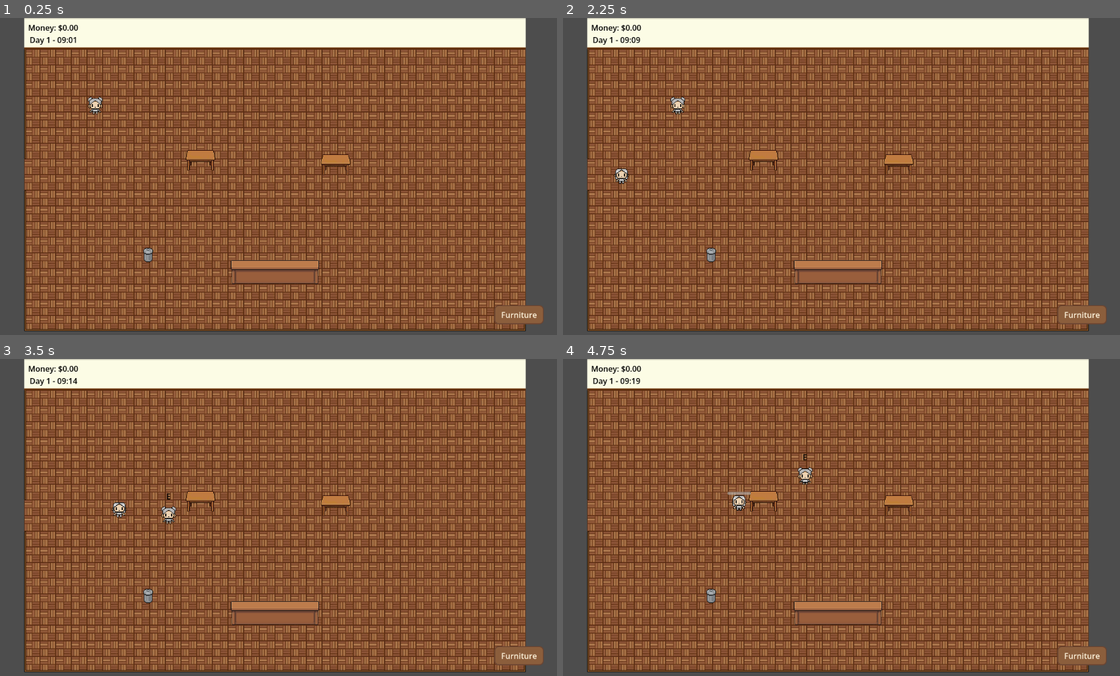
Above: before the commit, frames 1-4 (two rows, left to right).
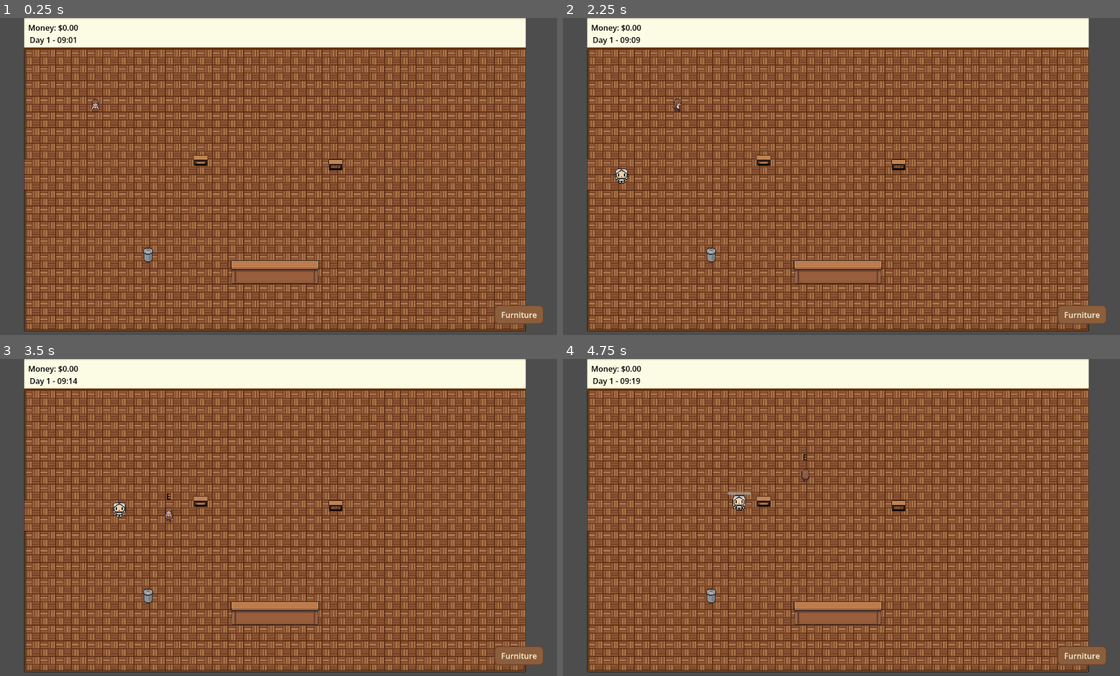
Above: after the commit, the same moments.

Repository: Jose-Prince/UVG-Tesis-Game
Game: Godot game, scene res://Scenes/Main/Main.tscn
The game is run twice, just before and just after one commit, with the same random seed, the same clock (stepped at 60 frames per second) and the same inputs.
Inputs (mouse positions are in pixels of both pictures, inside the frame that each line leads up to):
- Up to frame 1 (0.25 s): no input
- Up to frame 2 (2.25 s): click "Furniture" at 0.5 s; click "Remove Furniture" at 1.25 s; tap Enter at 2 s; move the mouse to (964, 160) at 2.02 s; hold D (move_right) from 2.03 s (still down); click (964, 160) at 2.1 s
- Up to frame 3 (3.5 s): move the mouse to (161, 533) at 2.77 s; release D (move_right) at 2.78 s; hold S (move_down) from 2.78 s (still down); tap E (interact) at 2.85 s
- Up to frame 4 (4.75 s): move the mouse to (891, 447) at 3.52 s; release S (move_down) at 3.53 s; hold D (move_right) 3.53-4.28 s; click (891, 447) at 3.6 s; move the mouse to (808, 580) at 4.27 s; hold W (move_up) from 4.28 s (still down); tap E (interact) at 4.35 s

The runs differ from the first frame. In frame 1, 0.5% of the frame differs, in the area x 15-63%, y 24-50%; in frame 2, 0.5%; in frame 3, 0.5%, in the area x 28-63%, y 41-53%; in frame 4, 0.5%.

Commit message:
Replaced: player

Diff:
--- a/Scenes/Café/table.tscn
+++ b/Scenes/Café/table.tscn
@@ -1,14 +1,14 @@
 [gd_scene format=3 uid="uid://rojc6lcpj3f4"]
 
 [ext_resource type="Script" uid="uid://w27numb36gvb" path="res://Scripts/Objects/Table.gd" id="1_34rps"]
-[ext_resource type="Texture2D" uid="uid://cinw5283u5qh1" path="res://Assets/PixelLab_IA_assets/64x32_pixel_art_wooden_cafe_ta (12)/64x32_pixel_art_wooden_cafe_ta/rotations/64x32_pixel_art_wooden_cafe_ta.png" id="2_t733n"]
+[ext_resource type="Texture2D" uid="uid://bdu0xcfv4in4u" path="res://Assets/PixelLab_IA_assets/wood_table.png" id="2_t733n"]
 
 [sub_resource type="AtlasTexture" id="AtlasTexture_cc37w"]
 atlas = ExtResource("2_t733n")
-region = Rect2(1.6422501, 11.124592, 61.126144, 44.58282)
+region = Rect2(0.49687195, 4.3024015, 31.33851, 25.606487)
 
 [sub_resource type="RectangleShape2D" id="RectangleShape2D_cc37w"]
-size = Vector2(47, 31)
+size = Vector2(30, 22)
 
 [node name="Table" type="StaticBody2D" unique_id=604935021 node_paths=PackedStringArray("customer_spot") groups=["placed_furniture"]]
 script = ExtResource("1_34rps")
@@ -19,7 +19,6 @@
 texture = SubResource("AtlasTexture_cc37w")
 
 [node name="CollisionShape2D" type="CollisionShape2D" parent="." unique_id=689953606]
-position = Vector2(0.5, 0.5)
 shape = SubResource("RectangleShape2D_cc37w")
 
 [node name="CustomerSpot" type="Marker2D" parent="." unique_id=2082914426]
--- a/Scenes/Player/Player.tscn
+++ b/Scenes/Player/Player.tscn
@@ -2,23 +2,242 @@
 
 [ext_resource type="Script" uid="uid://c257lqgsm62ir" path="res://Scripts/Player/Player.gd" id="1_ft8w5"]
 [ext_resource type="PackedScene" uid="uid://csfk5kyjv7eej" path="res://Scenes/Objects/FoodVisual.tscn" id="2_4wape"]
-[ext_resource type="SpriteFrames" uid="uid://dfb8qgnmnnie1" path="res://Assets/Sprites/character/skin.tres" id="2_jmcll"]
-[ext_resource type="SpriteFrames" uid="uid://oo1ha6p12bek" path="res://Assets/Sprites/character/hair_1.tres" id="3_4wape"]
-[ext_resource type="SpriteFrames" uid="uid://c7nrj2airc3ve" path="res://Assets/Sprites/character/shirt_2.tres" id="4_t26db"]
-[ext_resource type="SpriteFrames" uid="uid://cbrd41ttswy42" path="res://Assets/Sprites/character/pants_2.tres" id="5_fk5o5"]
+[ext_resource type="Texture2D" uid="uid://bjijwpnnn7pqb" path="res://Assets/PixelLab_IA_assets/32x32_pixel_art_characte-cuter_eyes_dressed.png" id="3_h54ih"]
 
 [sub_resource type="RectangleShape2D" id="RectangleShape2D_s0eop"]
-size = Vector2(32, 36)
+size = Vector2(11, 3)
 
 [sub_resource type="CircleShape2D" id="CircleShape2D_s0eop"]
-radius = 15.0
+radius = 8.062258
+
+[sub_resource type="AtlasTexture" id="AtlasTexture_ude3g"]
+atlas = ExtResource("3_h54ih")
+region = Rect2(0, 0, 44, 44)
+
+[sub_resource type="AtlasTexture" id="AtlasTexture_jmcll"]
+atlas = ExtResource("3_h54ih")
+region = Rect2(88, 0, 44, 44)
+
+[sub_resource type="AtlasTexture" id="AtlasTexture_4wape"]
+atlas = ExtResource("3_h54ih")
+region = Rect2(176, 0, 44, 44)
+
+[sub_resource type="AtlasTexture" id="AtlasTexture_t26db"]
+atlas = ExtResource("3_h54ih")
+region = Rect2(0, 44, 44, 44)
+
+[sub_resource type="AtlasTexture" id="AtlasTexture_fk5o5"]
+atlas = ExtResource("3_h54ih")
+region = Rect2(44, 44, 44, 44)
+
+[sub_resource type="AtlasTexture" id="AtlasTexture_825xp"]
+atlas = ExtResource("3_h54ih")
+region = Rect2(88, 44, 44, 44)
+
+[sub_resource type="AtlasTexture" id="AtlasTexture_ji083"]
+atlas = ExtResource("3_h54ih")
+region = Rect2(132, 44, 44, 44)
+
+[sub_resource type="AtlasTexture" id="AtlasTexture_0kmp4"]
+atlas = ExtResource("3_h54ih")
+region = Rect2(176, 44, 44, 44)
+
+[sub_resource type="AtlasTexture" id="AtlasTexture_i5acl"]
+atlas = ExtResource("3_h54ih")
+region = Rect2(220, 44, 44, 44)
+
+[sub_resource type="AtlasTexture" id="AtlasTexture_epg6k"]
+atlas = ExtResource("3_h54ih")
+region = Rect2(264, 44, 44, 44)
+
+[sub_resource type="AtlasTexture" id="AtlasTexture_0u84n"]
+atlas = ExtResource("3_h54ih")
+region = Rect2(308, 44, 44, 44)
+
+[sub_resource type="AtlasTexture" id="AtlasTexture_esmjy"]
+atlas = ExtResource("3_h54ih")
+region = Rect2(0, 88, 44, 44)
+
+[sub_resource type="AtlasTexture" id="AtlasTexture_6tu5v"]
+atlas = ExtResource("3_h54ih")
+region = Rect2(44, 88, 44, 44)
+
+[sub_resource type="AtlasTexture" id="AtlasTexture_spxdj"]
+atlas = ExtResource("3_h54ih")
+region = Rect2(88, 88, 44, 44)
+
+[sub_resource type="AtlasTexture" id="AtlasTexture_0objx"]
+atlas = ExtResource("3_h54ih")
+region = Rect2(132, 88, 44, 44)
+
+[sub_resource type="AtlasTexture" id="AtlasTexture_w71ue"]
+atlas = ExtResource("3_h54ih")
+region = Rect2(176, 88, 44, 44)
+
+[sub_resource type="AtlasTexture" id="AtlasTexture_1e6p3"]
+atlas = ExtResource("3_h54ih")
+region = Rect2(220, 88, 44, 44)
+
+[sub_resource type="AtlasTexture" id="AtlasTexture_yb677"]
+atlas = ExtResource("3_h54ih")
+region = Rect2(264, 88, 44, 44)
+
+[sub_resource type="AtlasTexture" id="AtlasTexture_8cj01"]
+atlas = ExtResource("3_h54ih")
+region = Rect2(308, 88, 44, 44)
+
+[sub_resource type="AtlasTexture" id="AtlasTexture_i2g7t"]
+atlas = ExtResource("3_h54ih")
+region = Rect2(0, 132, 44, 44)
+
+[sub_resource type="AtlasTexture" id="AtlasTexture_io2mu"]
+atlas = ExtResource("3_h54ih")
+region = Rect2(44, 132, 44, 44)
+
+[sub_resource type="AtlasTexture" id="AtlasTexture_e5iqy"]
+atlas = ExtResource("3_h54ih")
+region = Rect2(88, 132, 44, 44)
+
+[sub_resource type="AtlasTexture" id="AtlasTexture_8t5qx"]
+atlas = ExtResource("3_h54ih")
+region = Rect2(132, 132, 44, 44)
+
+[sub_resource type="AtlasTexture" id="AtlasTexture_8rd5p"]
+atlas = ExtResource("3_h54ih")
+region = Rect2(176, 132, 44, 44)
+
+[sub_resource type="AtlasTexture" id="AtlasTexture_wwmao"]
+atlas = ExtResource("3_h54ih")
+region = Rect2(220, 132, 44, 44)
+
+[sub_resource type="AtlasTexture" id="AtlasTexture_7xdrn"]
+atlas = ExtResource("3_h54ih")
+region = Rect2(264, 132, 44, 44)
+
+[sub_resource type="AtlasTexture" id="AtlasTexture_wid83"]
+atlas = ExtResource("3_h54ih")
+region = Rect2(308, 132, 44, 44)
+
+[sub_resource type="SpriteFrames" id="SpriteFrames_m0fd5"]
+animations = [{
+"frames": [{
+"duration": 1.0,
+"texture": SubResource("AtlasTexture_ude3g")
+}],
+"loop": 1,
+"name": &"idle_down",
+"speed": 5.0
+}, {
+"frames": [{
+"duration": 1.0,
+"texture": SubResource("AtlasTexture_jmcll")
+}],
+"loop": 1,
+"name": &"idle_side",
+"speed": 5.0
+}, {
+"frames": [{
+"duration": 1.0,
+"texture": SubResource("AtlasTexture_4wape")
+}],
+"loop": 1,
+"name": &"idle_up",
+"speed": 5.0
+}, {
+"frames": [{
+"duration": 1.0,
+"texture": SubResource("AtlasTexture_t26db")
+}, {
+"duration": 1.0,
+"texture": SubResource("AtlasTexture_fk5o5")
+}, {
+"duration": 1.0,
+"texture": SubResource("AtlasTexture_825xp")
+}, {
+"duration": 1.0,
+"texture": SubResource("AtlasTexture_ji083")
+}, {
+"duration": 1.0,
+"texture": SubResource("AtlasTexture_0kmp4")
+}, {
+"duration": 1.0,
+"texture": SubResource("AtlasTexture_i5acl")
+}, {
+"duration": 1.0,
+"texture": SubResource("AtlasTexture_epg6k")
+}, {
+"duration": 1.0,
+"texture": SubResource("AtlasTexture_0u84n")
+}],
+"loop": 1,
+"name": &"walk_down",
+"speed": 8.0
+}, {
+"frames": [{
+"duration": 1.0,
+"texture": SubResource("AtlasTexture_esmjy")
+}, {
+"duration": 1.0,
+"texture": SubResource("AtlasTexture_6tu5v")
+}, {
+"duration": 1.0,
+"texture": SubResource("AtlasTexture_spxdj")
+}, {
+"duration": 1.0,
+"texture": SubResource("AtlasTexture_0objx")
+}, {
+"duration": 1.0,
+"texture": SubResource("AtlasTexture_w71ue")
+}, {
+"duration": 1.0,
+"texture": SubResource("AtlasTexture_1e6p3")
+}, {
+"duration": 1.0,
+"texture": SubResource("AtlasTexture_yb677")
+}, {
+"duration": 1.0,
+"texture": SubResource("AtlasTexture_8cj01")
+}],
+"loop": 1,
+"name": &"walk_side",
+"speed": 8.0
+}, {
+"frames": [{
+"duration": 1.0,
+"texture": SubResource("AtlasTexture_i2g7t")
+}, {
+"duration": 1.0,
+"texture": SubResource("AtlasTexture_io2mu")
+}, {
+"duration": 1.0,
+"texture": SubResource("AtlasTexture_e5iqy")
+}, {
+"duration": 1.0,
+"texture": SubResource("AtlasTexture_8t5qx")
+}, {
+"duration": 1.0,
+"texture": SubResource("AtlasTexture_8rd5p")
+}, {
+"duration": 1.0,
+"texture": SubResource("AtlasTexture_wwmao")
+}, {
+"duration": 1.0,
+"texture": SubResource("AtlasTexture_7xdrn")
+}, {
+"duration": 1.0,
+"texture": SubResource("AtlasTexture_wid83")
+}],
+"loop": 1,
+"name": &"walk_up",
+"speed": 8.0
+}]
 
 [node name="Player" type="CharacterBody2D" unique_id=241802471 groups=["player"]]
 script = ExtResource("1_ft8w5")
 food_visual_scene = ExtResource("2_4wape")
 
 [node name="CollisionShape2D" type="CollisionShape2D" parent="." unique_id=1416377600]
-position = Vector2(0, 2)
+position = Vector2(0.5, 10.5)
 shape = SubResource("RectangleShape2D_s0eop")
 
 [node name="InteractionArea" type="Area2D" parent="." unique_id=1835511209]
@@ -37,23 +256,9 @@
 horizontal_alignment = 1
 vertical_alignment = 1
 
-[node name="Skin" type="AnimatedSprite2D" parent="." unique_id=1947338798]
-sprite_frames = ExtResource("2_jmcll")
-animation = &"idle"
-
-[node name="Hair" type="AnimatedSprite2D" parent="." unique_id=2024772678]
-sprite_frames = ExtResource("3_4wape")
-animation = &"idle"
-
-[node name="TopCloth" type="AnimatedSprite2D" parent="." unique_id=97910292]
-sprite_frames = ExtResource("4_t26db")
-animation = &"idle"
-
-[node name="BottomCloth" type="AnimatedSprite2D" parent="." unique_id=244423569]
-sprite_frames = ExtResource("5_fk5o5")
-animation = &"idle"
-
 [node name="AnimatedSprite2D" type="AnimatedSprite2D" parent="." unique_id=994954903]
+sprite_frames = SubResource("SpriteFrames_m0fd5")
+animation = &"walk_up"
 
 [node name="CarryPosition" type="Marker2D" parent="." unique_id=1845651054]
 position = Vector2(26, 0)
--- a/Scripts/Player/Player.gd
+++ b/Scripts/Player/Player.gd
@@ -9,6 +9,7 @@
 
 @onready var interaction_prompt: Label = $InteractionPrompt
 @onready var carry_position: Marker2D = $CarryPosition
+@onready var animated_sprite: AnimatedSprite2D = $AnimatedSprite2D
 
 var facing_direction := Vector2.DOWN
 var current_interactable: Interactable = null
@@ -34,6 +35,7 @@
 
 func _physics_process(_delta: float) -> void:
 	handle_movement()
+	update_animation()
 	update_carry_position()
 	update_interaction()
 	handle_interaction()
@@ -66,6 +68,30 @@
 
 	move_and_slide()
 
+func update_animation() -> void:
+	var state := "walk" if velocity != Vector2.ZERO else "idle"
+	var direction_name: String
+
+	if abs(facing_direction.x) > abs(facing_direction.y):
+		direction_name = "side"
+		animated_sprite.flip_h = facing_direction.x < 0
+	elif facing_direction.y < 0:
+		direction_name = "up"
+		animated_sprite.flip_h = false
+	else:
+		direction_name = "down"
+		animated_sprite.flip_h = false
+
+	var animation_name := state + "_" + direction_name
+
+	# Use carry version if it exists (e.g. "walk_down_carry")
+	if carrying_order != null:
+		var carry_name := animation_name + "_carry"
+		if animated_sprite.sprite_frames.has_animation(carry_name):
+			animation_name = carry_name
+
+	if animated_sprite.animation != animation_name:
+		animated_sprite.play(animation_name)
 
 func update_interaction() -> void:
 	current_interactable = null
Binary file added: Assets/PixelLab_IA_assets/32x32_pixel_art_characte-cuter_eyes_dressed.png
Not shown, added: Assets/PixelLab_IA_assets/32x32_pixel_art_characte-cuter_eyes_dressed.png.import
Binary file added: Assets/PixelLab_IA_assets/64x32_pixel_art_wooden_cafe_ta.png
Not shown, added: Assets/PixelLab_IA_assets/64x32_pixel_art_wooden_cafe_ta.png.import
Binary file added: Assets/PixelLab_IA_assets/wood_table.png
Not shown, added: Assets/PixelLab_IA_assets/wood_table.png.import
